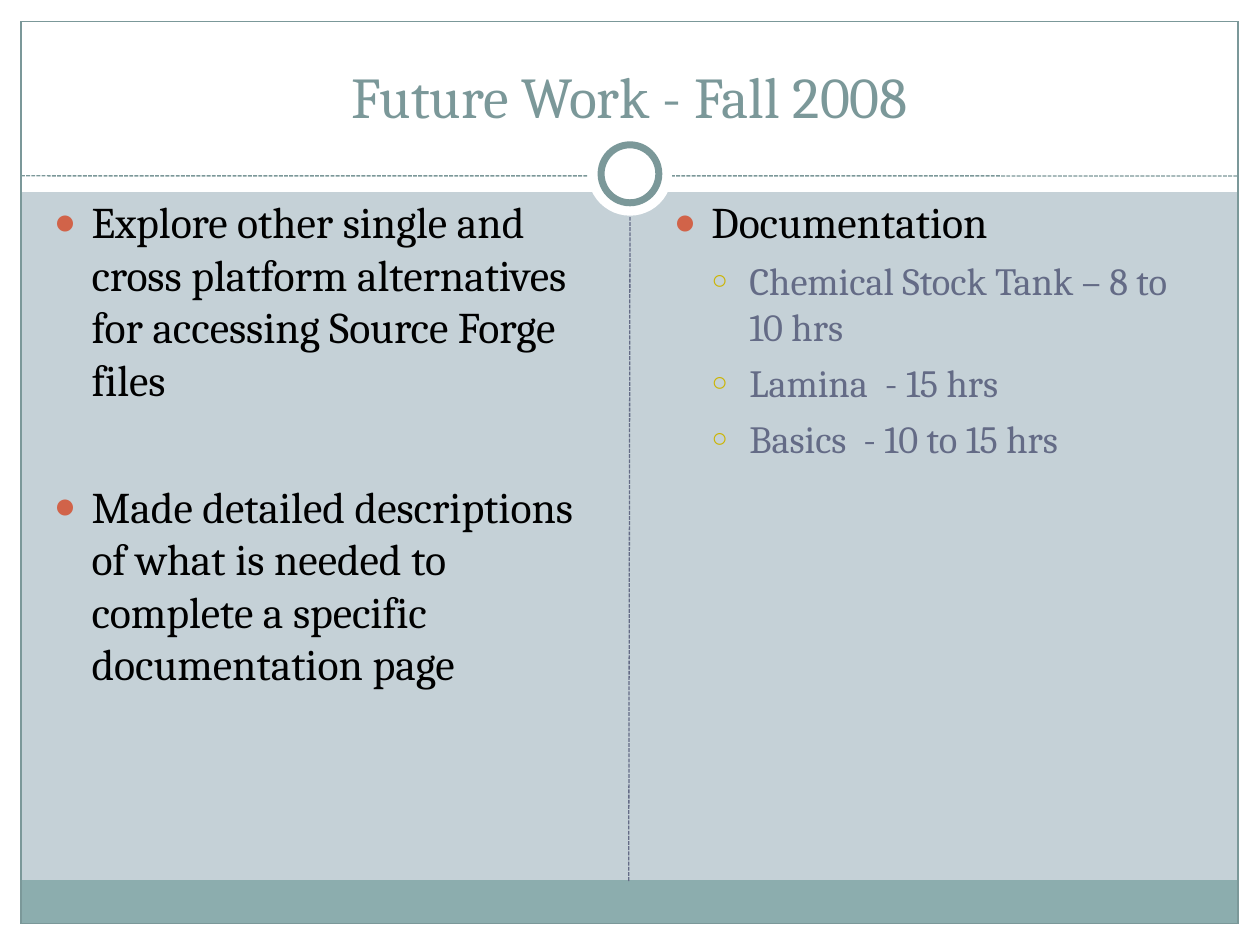
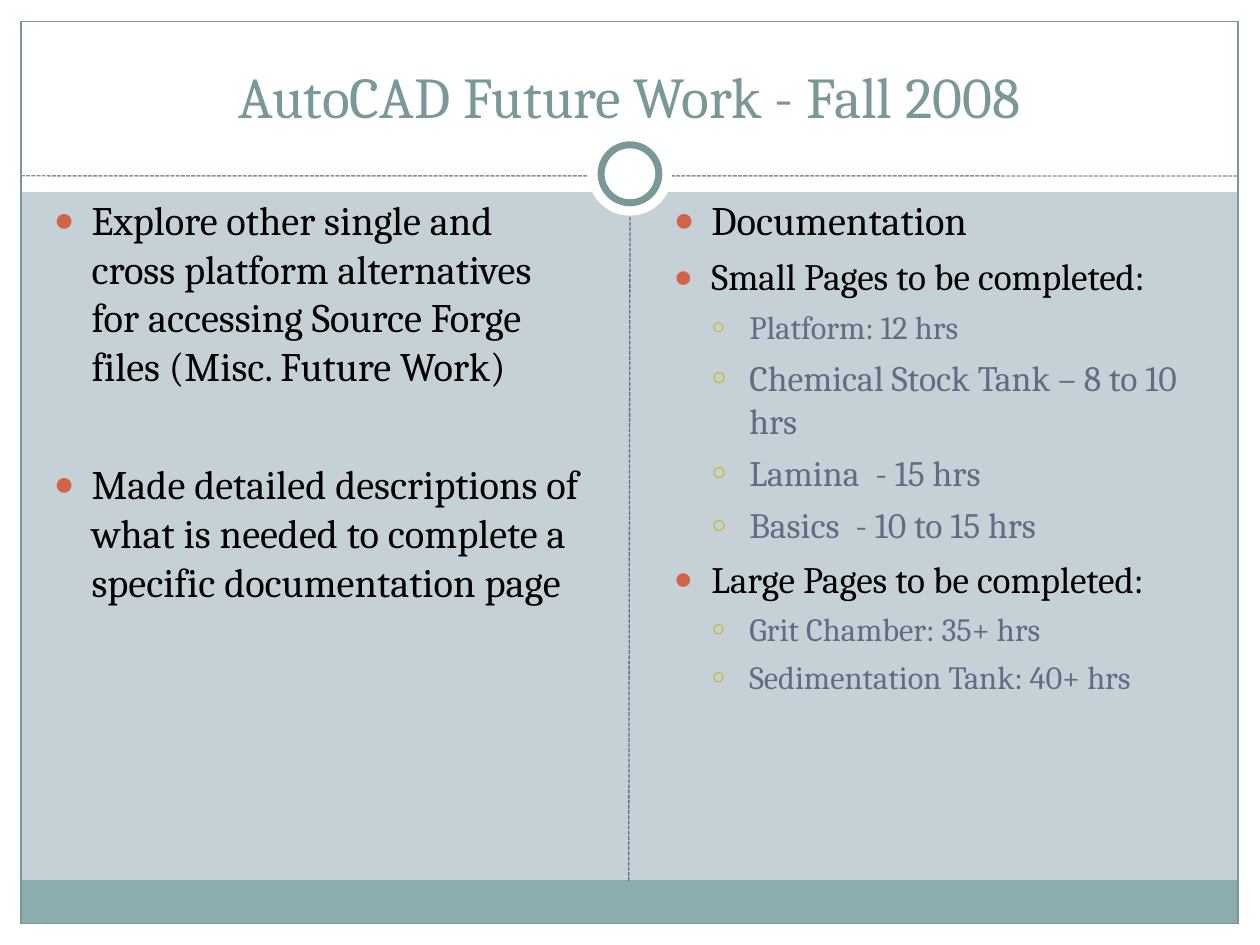
Before and after one commit to AguaClara/mathcad, a slide deck: slide 34 of Automated Design/AutoCAD Help (Documentation)/Automated Design.ppt (slide 12 before the commit). Drawn at 1260x945 pixels with LibreOffice and Linux fonts; fonts in the diff are those of the drawing. Boxes give left, top, right and bottom in pixels: in the first picture for what was removed or moved away, otherwise in the second. Text is boxed around its words. In the diff, an @@ line names an element or a change of style, - is before the commit and + after.

```diff
--- a/Automated Design/AutoCAD Help (Documentation)/Automated Design.ppt
+++ b/Automated Design/AutoCAD Help (Documentation)/Automated Design.ppt
@@ title at <box>239,78,1020,119</box>: text changed @@
-Future Work - Fall 2008
+AutoCAD Future Work - Fall 2008
@@ text at <box>92,207,532,387</box>: text changed; size 25 to 23.1 pt @@
-● Explore other single and cross platform alternatives for accessing Source Forge files
+● Explore other single and cross platform alternatives for accessing Source Forge files (Misc. Future Work)
@@ text at <box>711,208,1176,538</box>: size 25 to 23.1 pt in "Documentation"; size 22 to 20.4 pt in "Chemical Stock Tank – 8 to 10 ...", "Lamina - 15 hrs", "Basics - 10 to 15 hrs" @@
@@ text at <box>711,264,1145,339</box>: paragraphs added @@
+● Small Pages to be completed:
+  ○ Platform: 12 hrs
@@ text at <box>92,470,578,606</box>: size 25 to 23.1 pt in "Made detailed descriptions of what is needed ..." @@
@@ text at <box>711,567,1144,689</box>: paragraphs added @@
+● Large Pages to be completed:
+  ○ Grit Chamber: 35+ hrs
+  ○ Sedimentation Tank: 40+ hrs
```
Also in this commit, not shown: 1 other slide changed, 23 slides added, 1 other file.
